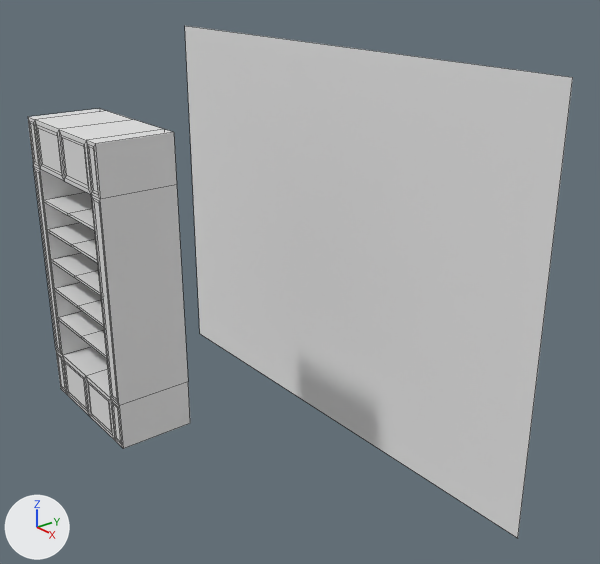
The Blender file Assets/Furniture/Foyer Furniture/BookShelves.blend as it was, and as the next commit left it.
The view is the same before and after, from a 50 mm camera at (9.64, -6.76, 5.98) aimed at (1.06, -0.06, 1.61). The axes (+X, +Y, +Z) are drawn at lower left. The lights are the same throughout. Mesh edges are drawn as thin lines.

The scene before the commit, as lines of its bpy script (objects in view):
```python
me_30_classic_home_library_design_ideas_11 = bpy.data.meshes.new('30-Classic-Home-Library-Design-Ideas-11')
me_30_classic_home_library_design_ideas_11.from_pydata([(-0.667, -0.5, 0.0), (0.667, -0.5, 0.0), (-0.667, 0.5, 0.0), (0.667, 0.5, 0.0)], [], [(0, 1, 3, 2)])
me_30_classic_home_library_design_ideas_11.materials.append(mat_30_classic_home_library_design_ideas_11)  # its picture is missing
me_cube_001 = bpy.data.meshes.new('Cube.001')
me_cube_001.from_pydata(...)  # 104 vertices, 90 faces; spans x 0.0..1.0, y -2.91..-1.9, z 0.13..3.72
ob_30_classic_home_library_design_ideas_11 = bpy.data.objects.new('30-Classic-Home-Library-Design-Ideas-11', me_30_classic_home_library_design_ideas_11)
ob_30_classic_home_library_design_ideas_11.location = (0.33, 1.06, 1.7)
ob_30_classic_home_library_design_ideas_11.rotation_euler = (1.571, 0.0, 6.283)  # degrees (90, 0, 360)
ob_30_classic_home_library_design_ideas_11.scale = (6.0, 6.0, 6.0)
ob_cube = bpy.data.objects.new('Cube', me_cube_001)
ob_cube.location = (0.0, 0.0, -0.17)
ob_cube.scale = (1.0, 1.0, 1.11)
_m = ob_cube.modifiers.new('Mirror', 'MIRROR')
_m.use_clip = True
```
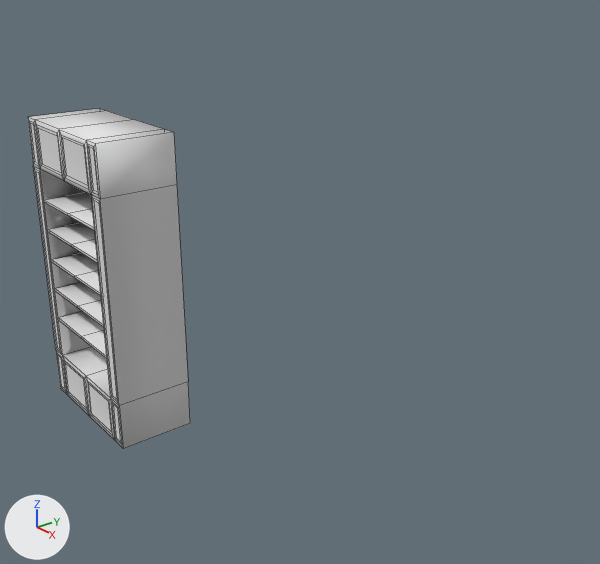
Boxes [x1, y1, x2, y2] around the edits, measured in the pictures (600 x 564 px):
'30-Classic-Home-Library-Design-Ideas-11', deleted: before [185, 26, 573, 538]
part 1 of me_cube_001, shading changed: [28, 108, 190, 449] in both

Edits to the bpy script that builds the scene:
```text
Change me_cube_001:
    where me_cube_001.from_pydata(...)  # 104 vertices, 90 faces; spans x 0.0..1.0, y -2.91..-1.9, z 0.13..3.72
    used by ob_cube; location = (0.0, 0.0, -0.17); scale = (1.0, 1.0, 1.11)
    me_cube_001 part 1: all faces are now shaded smooth (90 of 90 changed)
Remove ob_30_classic_home_library_design_ideas_11:
    ob_30_classic_home_library_design_ideas_11 = bpy.data.objects.new('30-Classic-Home-Library-Design-Ideas-11', me_30_classic_home_library_design_ideas_11)
    ob_30_classic_home_library_design_ideas_11.location = (0.33, 1.06, 1.7)
    ob_30_classic_home_library_design_ideas_11.rotation_euler = (1.571, 0.0, 6.283)  # degrees (90, 0, 360)
    ob_30_classic_home_library_design_ideas_11.scale = (6.0, 6.0, 6.0)
```
